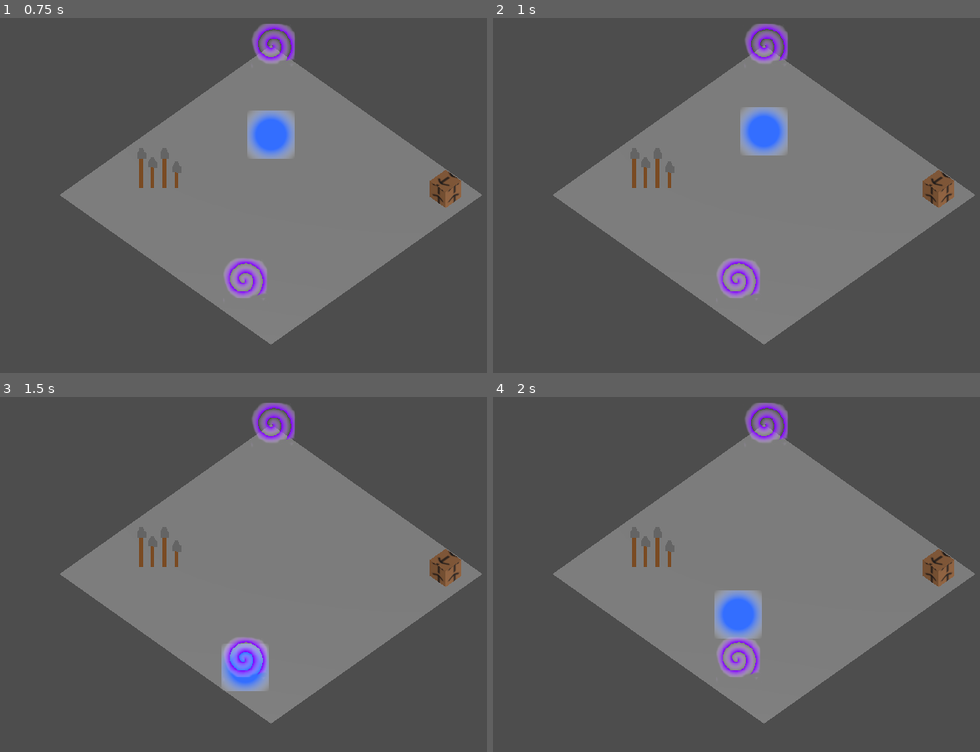
Above: before the commit, frames 1-4 (two rows, left to right).
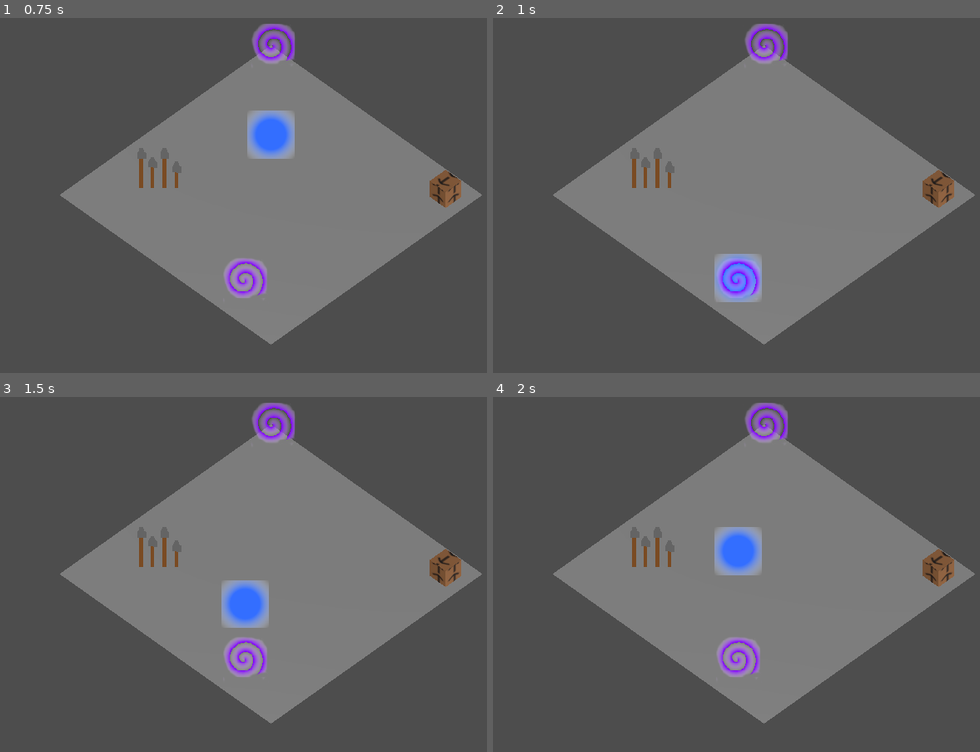
Above: after the commit, the same moments.

Repository: Hazematman/GGJ2025
Game: Godot game, scene res://scenes/game.tscn
Two runs of this game, one before a commit and one after it. Both use one fixed random seed, a clock stepped at 60 frames per second and the inputs below.
Inputs:
- Up to frame 1 (0.75 s): tap Enter (ui_accept) at 0.5 s; hold Up (ui_up) from 0.53 s (still down)
- Up to frame 2 (1 s): keep holding Up (ui_up); tap Enter (ui_accept) at 0.77 s
- Up to frame 3 (1.5 s): keep holding Up (ui_up)
- Up to frame 4 (2 s): keep holding Up (ui_up); tap Enter (ui_accept) at 1.52 s

Frame 1 is identical in both runs. In frame 2, 2.4% of the frame differs, in the area x 45-61%, y 25-81%; in frame 3, 2.4%; in frame 4, 2.6%, in the area x 45-56%, y 36-69%.

Commit message:
Añadir level editor

Diff:
--- /dev/null
+++ b/scenes/level_editor.tscn
@@ -0,0 +1,90 @@
+[gd_scene load_steps=2 format=3 uid="uid://ctwvoqc0nmoeg"]
+
+[ext_resource type="Script" path="res://scripts/level_editor.gd" id="1_mo6pq"]
+
+[node name="LevelEditor" type="Node3D"]
+
+[node name="LevelEditorGUI" type="Control" parent="."]
+layout_mode = 3
+anchors_preset = 15
+anchor_right = 1.0
+anchor_bottom = 1.0
+grow_horizontal = 2
+grow_vertical = 2
+script = ExtResource("1_mo6pq")
+
+[node name="Container" type="HBoxContainer" parent="LevelEditorGUI"]
+layout_mode = 1
+anchors_preset = 7
+anchor_left = 0.5
+anchor_top = 1.0
+anchor_right = 0.5
+anchor_bottom = 1.0
+offset_left = -193.0
+offset_top = -40.0
+offset_right = 193.0
+grow_horizontal = 2
+grow_vertical = 0
+
+[node name="Label" type="Label" parent="LevelEditorGUI/Container"]
+layout_mode = 2
+text = "Tamaño X:"
+
+[node name="LineEdit_X_dim" type="LineEdit" parent="LevelEditorGUI/Container"]
+layout_mode = 2
+
+[node name="Label2" type="Label" parent="LevelEditorGUI/Container"]
+layout_mode = 2
+text = "Tamaño Y:"
+
+[node name="LineEdit_Y_dim" type="LineEdit" parent="LevelEditorGUI/Container"]
+layout_mode = 2
+
+[node name="CambiaTamaño" type="Button" parent="LevelEditorGUI/Container"]
+layout_mode = 2
+size_flags_horizontal = 4
+size_flags_vertical = 4
+text = "Cambia Tamaño"
+
+[node name="Prueba" type="Button" parent="LevelEditorGUI/Container"]
+layout_mode = 2
+text = "Prueba"
+
+[node name="Guardar" type="Button" parent="LevelEditorGUI/Container"]
+layout_mode = 2
+text = "Guardar"
+
+[node name="Cargar" type="Button" parent="LevelEditorGUI/Container"]
+layout_mode = 2
+text = "Cargar"
+
+[node name="GridContainer" type="GridContainer" parent="LevelEditorGUI"]
+layout_mode = 0
+offset_right = 40.0
+offset_bottom = 40.0
+
+[node name="FileDialogSave" type="FileDialog" parent="LevelEditorGUI"]
+mode = 3
+initial_position = 2
+size = Vector2i(539, 500)
+ok_button_text = "Guardar"
+access = 2
+filters = PackedStringArray("*.json")
+
+[node name="FileDialogLoad" type="FileDialog" parent="LevelEditorGUI"]
+auto_translate_mode = 1
+mode = 3
+title = "Open a File"
+initial_position = 2
+size = Vector2i(539, 500)
+ok_button_text = "Cargar"
+file_mode = 0
+access = 2
+filters = PackedStringArray("*.json")
+
+[connection signal="pressed" from="LevelEditorGUI/Container/CambiaTamaño" to="LevelEditorGUI" method="_on_cambia_tamaño"]
+[connection signal="pressed" from="LevelEditorGUI/Container/Prueba" to="LevelEditorGUI" method="_on_prueba_pressed"]
+[connection signal="pressed" from="LevelEditorGUI/Container/Guardar" to="LevelEditorGUI" method="_on_guardar_pressed"]
+[connection signal="pressed" from="LevelEditorGUI/Container/Cargar" to="LevelEditorGUI" method="_on_cargar_pressed"]
+[connection signal="confirmed" from="LevelEditorGUI/FileDialogSave" to="LevelEditorGUI" method="_on_file_dialog_save_confirmed"]
+[connection signal="file_selected" from="LevelEditorGUI/FileDialogLoad" to="LevelEditorGUI" method="_on_file_dialog_load_file_selected"]
--- /dev/null
+++ b/scenes/mapa_basica.tscn
@@ -0,0 +1,20 @@
+[gd_scene load_steps=3 format=3 uid="uid://cauawvsjcua7o"]
+
+[ext_resource type="PackedScene" uid="uid://dhl4dlwx751ji" path="res://scenes/jugador.tscn" id="1_85i4a"]
+[ext_resource type="Script" path="res://scripts/mapa_basica.gd" id="1_hc840"]
+
+[node name="MapaBasica" type="Node3D"]
+script = ExtResource("1_hc840")
+
+[node name="Camera3D" type="Camera3D" parent="."]
+transform = Transform3D(0.707107, -0.5, 0.5, 0, 0.707107, 0.707107, -0.707107, -0.5, 0.5, 1, 1.5, 1)
+projection = 1
+current = true
+size = 2.5
+
+[node name="DirectionalLight3D" type="DirectionalLight3D" parent="."]
+transform = Transform3D(0.838671, -0.385118, 0.385118, 0, 0.707107, 0.707107, -0.544639, -0.59303, 0.59303, 0, 2.26353, 2.8444)
+
+[node name="Jugador" parent="." instance=ExtResource("1_85i4a")]
+
+[connection signal="mata" from="Jugador" to="Jugador" method="_on_mata"]
--- a/scenes/portal.tscn
+++ b/scenes/portal.tscn
@@ -4,7 +4,6 @@
 [ext_resource type="Texture2D" uid="uid://dv6wsbjhxblco" path="res://assets/portal.png" id="2_25362"]
 
 [sub_resource type="BoxShape3D" id="BoxShape3D_ovf6a"]
-size = Vector3(0.15, 0.5, 0.15)
 
 [node name="Portal" type="Area3D"]
 transform = Transform3D(1, 0, 0, 0, 1, 0, 0, 0, 1, 0, 0.25, 0)
--- /dev/null
+++ b/scenes/tierra.tscn
@@ -0,0 +1,14 @@
+[gd_scene load_steps=3 format=3 uid="uid://b4qb4d5sxi1tg"]
+
+[sub_resource type="BoxShape3D" id="BoxShape3D_ovf6a"]
+
+[sub_resource type="BoxMesh" id="BoxMesh_rkyqg"]
+
+[node name="Tierra" type="StaticBody3D"]
+transform = Transform3D(1, 0, 0, 0, 1, 0, 0, 0, 1, 0, -0.5, 0)
+
+[node name="CollisionShape3D" type="CollisionShape3D" parent="."]
+shape = SubResource("BoxShape3D_ovf6a")
+
+[node name="MeshInstance3D" type="MeshInstance3D" parent="."]
+mesh = SubResource("BoxMesh_rkyqg")
--- /dev/null
+++ b/scripts/level_editor.gd
@@ -0,0 +1,117 @@
+extends Control
+
+@onready var grid = $GridContainer
+
+var opcíones = [
+	"Aire",
+	"Tierra",
+	"Pincho",
+]
+
+var opcíones_node = {
+	"Aire": null,
+	"Tierra": preload("res://scenes/tierra.tscn"),
+	"Pincho": preload("res://scenes/pincho.tscn"),
+}
+
+var mapa_basica: PackedScene = preload("res://scenes/mapa_basica.tscn")
+
+var columns: int = 0
+var rows: int  = 0
+
+var nivel = null
+
+func crear_lista_de_objectos() -> Control:
+	var opcíon_buton = OptionButton.new()
+	for opcíon in opcíones:
+		opcíon_buton.add_item(opcíon[0])
+	return opcíon_buton
+
+func _on_cambia_tamaño() -> void:
+	columns = int($Container/LineEdit_X_dim.text)
+	rows = int($Container/LineEdit_Y_dim.text)
+	print("Size ", columns, " ", rows)
+
+	for child in $GridContainer.get_children():
+		$GridContainer.remove_child(child)
+
+	grid.columns = columns
+
+	for elem in range(columns * rows):
+		var opción = crear_lista_de_objectos()
+		grid.add_child(opción)
+
+func prueba_nivel() -> void:
+	var nuevo_nivel = mapa_basica.instantiate()
+
+	for elem in range(columns * rows):
+		var x = elem % rows
+		var y = elem / rows
+		var opcíon: OptionButton = grid.get_child(elem)
+		var node_nombre = opcíones[opcíon.selected]
+		var node_nuevo: PackedScene = opcíones_node[node_nombre]
+		if node_nuevo != null:
+			var node: Node3D = node_nuevo.instantiate()
+			node.position = Vector3(x, 0, y)
+			nuevo_nivel.add_child(node)
+
+	get_parent().add_child(nuevo_nivel)
+	get_parent().remove_child(self)
+
+func save_level() -> void:
+	var nodes = []
+	for elem in range(columns * rows):
+		var x = elem % rows
+		var y = elem / rows
+		var opcíon: OptionButton = grid.get_child(elem)
+		var node_nombre = opcíones[opcíon.selected]
+		nodes.append(node_nombre)
+
+	self.nivel = {
+		"columns": columns,
+		"rows": rows,
+		"nodes": nodes
+	}
+
+	$FileDialogSave.show()
+
+func load_level(path: String) -> void:
+	print("Loading ", path)
+	var load_file = FileAccess.open(path, FileAccess.READ)
+	if load_file == null:
+		print("File not found")
+		return
+	var json_string = load_file.get_as_text()
+	var nuevo_nivel = JSON.parse_string(json_string)
+	$Container/LineEdit_X_dim.text = str(nuevo_nivel["columns"])
+	$Container/LineEdit_Y_dim.text = str(nuevo_nivel["rows"])
+
+	_on_cambia_tamaño()
+
+	var index = 0
+	for child in $GridContainer.get_children():
+		child.selected = opcíones.find(nuevo_nivel["nodes"][index])
+		index += 1
+
+func _on_prueba_pressed() -> void:
+	prueba_nivel()
+
+
+func _on_guardar_pressed() -> void:
+	save_level()
+
+
+func _on_file_dialog_save_confirmed() -> void:
+	var path = $FileDialogSave.current_path
+	print("Saving ", path)
+
+	var save_file = FileAccess.open(path, FileAccess.WRITE)
+	var json_string = JSON.stringify(self.nivel)
+	save_file.store_line(json_string)
+	self.nivel = null
+
+func _on_cargar_pressed() -> void:
+	$FileDialogLoad.show()
+
+func _on_file_dialog_load_file_selected(path: String) -> void:
+	load_level(path)
--- /dev/null
+++ b/scripts/mapa_basica.gd
@@ -0,0 +1,3 @@
+extends Node3D
+
+@export var editor: Node = null
